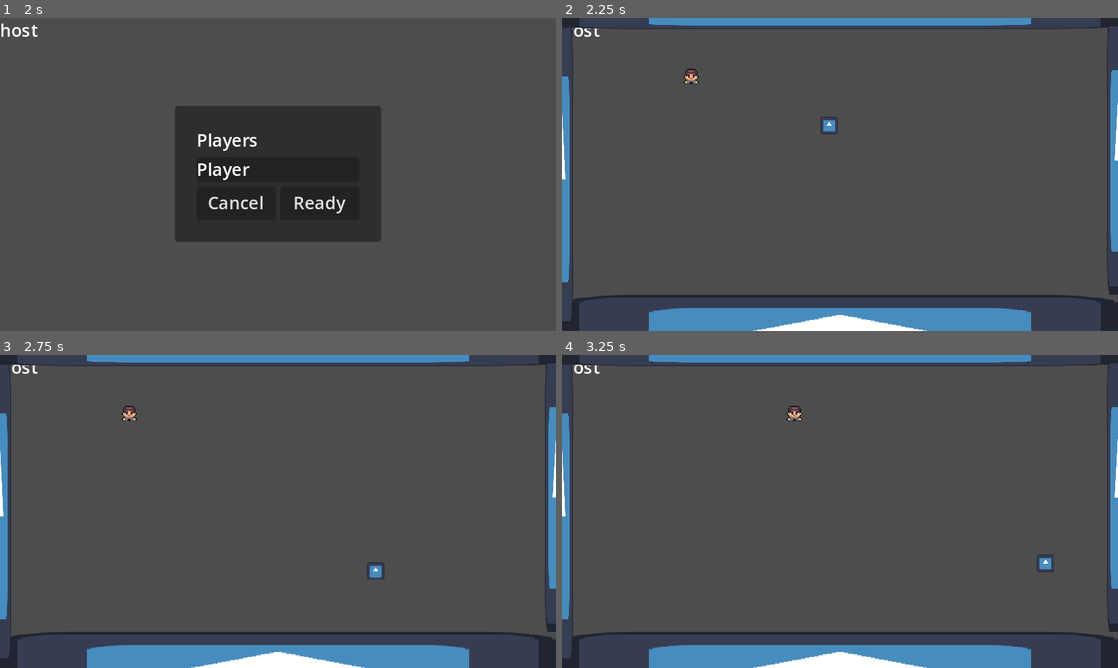
Above: before the commit, frames 1-4 (two rows, left to right).
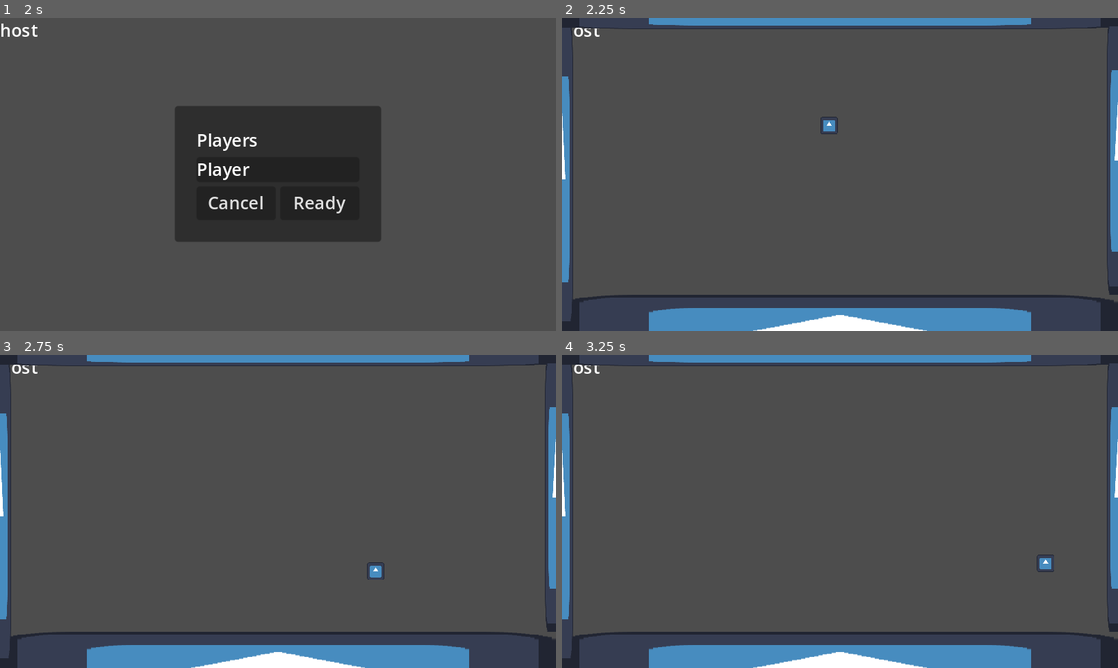
Above: after the commit, the same moments.

Repository: JorgeAraya99/Ultimate-Dodgeball
Game: Godot game, scene res://scenes/lobby.tscn
Same seed, same stepped clock (60 frames per second), same inputs: the game is played once before the commit and once after it. The engine's default icon, where the game draws it, is replaced by a stand-in: a white triangle on a blue panel in a dark square.
Inputs:
- Up to frame 1 (2 s): tap Enter (ui_accept) at 0.5, 0.77 s; hold D (move_right) 0.53-1.25 s; tap Space (dash) at 0.6 s; click "Host" at 1.25 s
- Up to frame 2 (2.25 s): click "Ready" at 2 s
- Up to frame 3 (2.75 s): no input
- Up to frame 4 (3.25 s): hold D (move_right) from 2.78 s (still down); tap Space (dash) at 2.85 s; tap Enter (ui_accept) at 3.02 s

Frame 1 is identical in both runs. In frame 2, 0.1% of the frame differs, in the area x 21-25%, y 16-22%; in frame 3, 0.1%; in frame 4, 0.1%, in the area x 40-44%, y 16-22%.
Error before the commit: Cannot call method 'get_unique_id' on a null value. (res://scenes/lobby.gd:89)
Error after the commit: Cannot call method 'get_unique_id' on a null value. (res://scenes/lobby.gd:92)

Commit message:
main WIP: added main script and game autoload

Diff:
--- a/game/project.godot
+++ b/game/project.godot
@@ -18,6 +18,7 @@
 [autoload]
 
 Debug="*res://scripts/debug.gd"
+Game="*res://scripts/game.gd"
 
 [display]
 
--- a/game/scenes/lobby.gd
+++ b/game/scenes/lobby.gd
@@ -60,6 +60,8 @@
 func _on_peer_connected(id: int) -> void:
 	Debug.print("peer connected %d" % id)
 	rpc_id(id, "send_info", {"name": user.text})
+	if multiplayer.is_server():
+		status[id] = false
 
 func _on_peer_disconnected(id: int) -> void:
 	Debug.print("peer disconnected %d" % id)
@@ -72,6 +74,7 @@
 	label.name = str(id)
 	label.text = name
 	players.add_child(label)
+	Game.players.append(id)
 
 @rpc("any_peer","reliable")
 func send_info(info: Dictionary):
--- /dev/null
+++ b/game/scenes/main.gd
@@ -0,0 +1,15 @@
+extends Node2D
+
+@export var Player: PackedScene
+@onready var players: Node2D = $Players
+
+
+# Called when the node enters the scene tree for the first time.
+func _ready() -> void:
+	for id in Game.players:
+		var player = Player.instantiate()
+
+
+# Called every frame. 'delta' is the elapsed time since the previous frame.
+func _process(delta: float) -> void:
+	pass
--- a/game/scenes/main.tscn
+++ b/game/scenes/main.tscn
@@ -1,5 +1,6 @@
-[gd_scene load_steps=8 format=3 uid="uid://sewngur0b3bu"]
+[gd_scene load_steps=9 format=3 uid="uid://sewngur0b3bu"]
 
+[ext_resource type="Script" path="res://scenes/main.gd" id="1_5x3op"]
 [ext_resource type="Texture2D" uid="uid://da2adps55g23m" path="res://icon.svg" id="1_qiuvj"]
 [ext_resource type="PackedScene" uid="uid://b68wgany2pver" path="res://scenes/player.tscn" id="2_bt3dx"]
 [ext_resource type="PackedScene" uid="uid://bey32kpestb5n" path="res://scenes/ball.tscn" id="3_m0e2w"]
@@ -17,6 +18,8 @@
 size = Vector2(20, 255)
 
 [node name="Main" type="Node2D"]
+script = ExtResource("1_5x3op")
+Player = ExtResource("2_bt3dx")
 
 [node name="StaticBody2D" type="StaticBody2D" parent="."]
 position = Vector2(32, 287)
@@ -31,8 +34,13 @@
 position = Vector2(224, 0)
 shape = SubResource("RectangleShape2D_p4hsj")
 
-[node name="Player" parent="." instance=ExtResource("2_bt3dx")]
-position = Vector2(119, 53)
+[node name="Players" type="Node2D" parent="."]
+
+[node name="Marker2D" type="Marker2D" parent="Players"]
+position = Vector2(124, 141)
+
+[node name="Marker2D2" type="Marker2D" parent="Players"]
+position = Vector2(388, 141)
 
 [node name="Ball" parent="." instance=ExtResource("3_m0e2w")]
 position = Vector2(216, 69)
--- a/game/scenes/player.gd
+++ b/game/scenes/player.gd
@@ -46,12 +46,20 @@
 func _process(delta):
 	pass
 
-func _physics_process(_delta):
-	var input_direction = Vector2(Input.get_action_strength("move_right") - Input.get_action_strength("move_left"),Input.get_action_strength("move_down") - Input.get_action_strength("move_up"))
+func _physics_process(_delta)  -> void:
 
-	velocity = input_direction * SPEED
+	if is_multiplayer_authority():
+		var input_direction = Vector2(Input.get_action_strength("move_right") - Input.get_action_strength("move_left"),Input.get_action_strength("move_down") - Input.get_action_strength("move_up"))
 
-	if Input.is_action_just_pressed("dash"):
-		velocity = input_direction * (SPEED + DASH)
+		velocity = input_direction * SPEED
 
-	move_and_slide()
+		if Input.is_action_just_pressed("dash"):
+			velocity = input_direction * (SPEED + DASH)
+
+		move_and_slide()
+
+		rpc("send_position", global_position)
+
+@rpc("unreliable_ordered")
+func send_position(pos: Vector2) -> void:
+	global_position = pos
--- /dev/null
+++ b/game/scripts/game.gd
@@ -0,0 +1,3 @@
+extends Node
+
+var players = []
